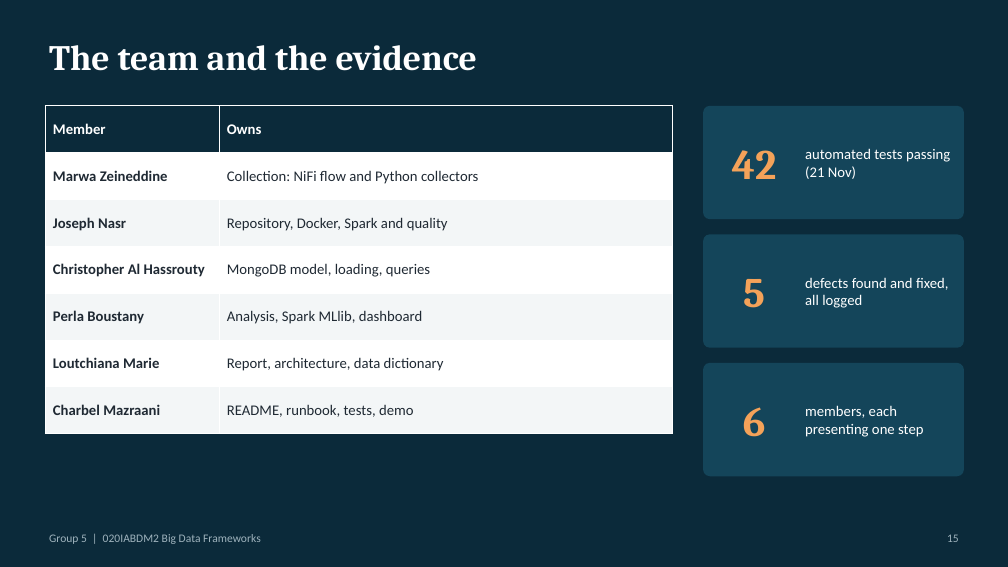
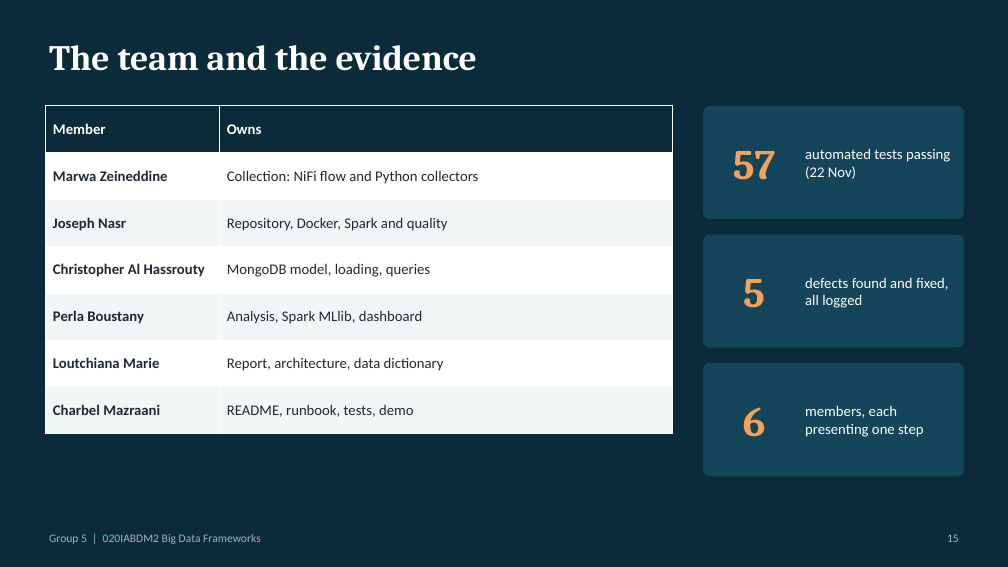
Before and after one commit to Joseph-Nasr-USJ/cfpb-money-transfers-platform, a slide deck: slide 15 of docs/presentation/slides_draft.pptx. Drawn at 1008x567 pixels with LibreOffice and Linux fonts; fonts in the diff are those of the drawing. Boxes give left, top, right and bottom in pixels: in the first picture for what was removed or moved away, otherwise in the second. Text is boxed around its words. In the diff, an @@ line names an element or a change of style, - is before the commit and + after.

```diff
--- a/docs/presentation/slides_draft.pptx
+++ b/docs/presentation/slides_draft.pptx
@@ text at bbox=[805, 148, 950, 179]: text changed @@
-automated tests passing (21 Nov)
+automated tests passing (22 Nov)
@@ text at bbox=[733, 151, 776, 180]: text changed @@
-42
+57
```
Also in this commit, not shown: 1 other file.
